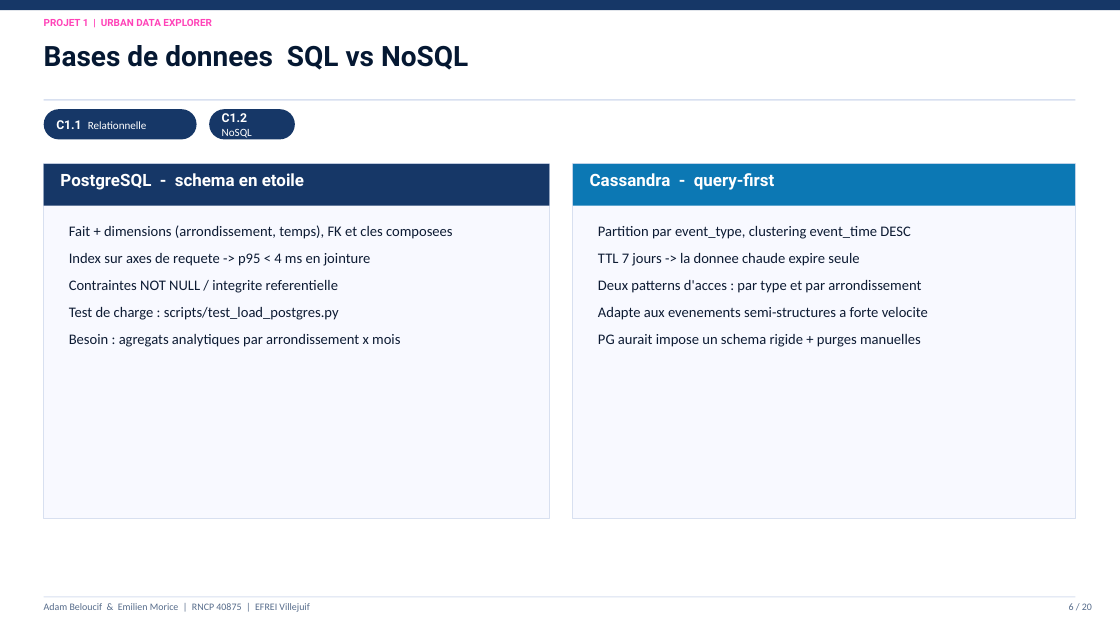
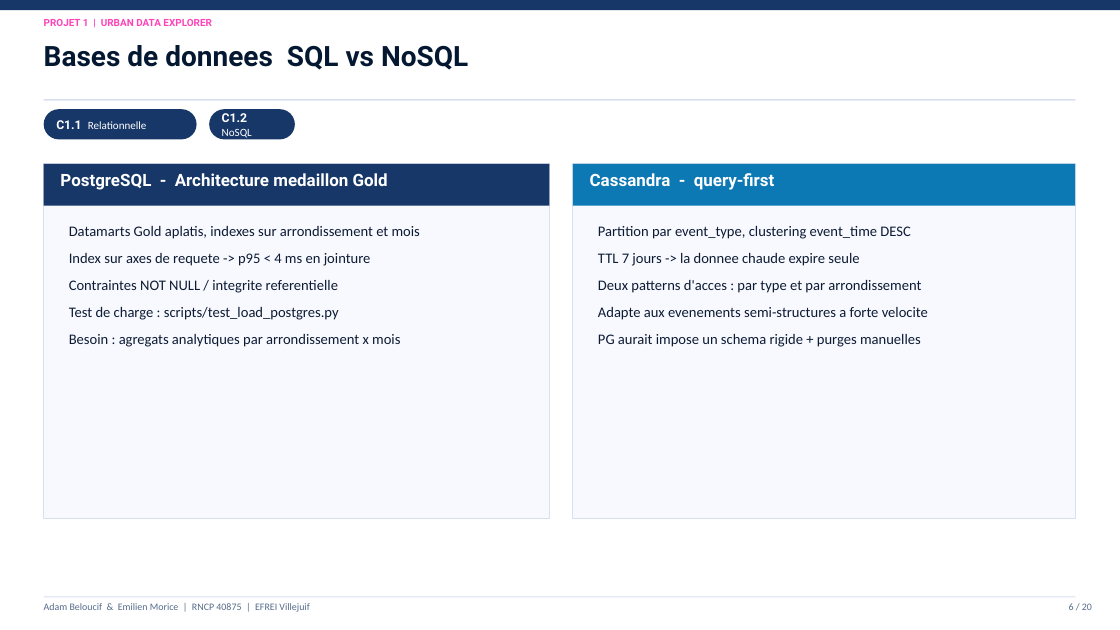
Before and after one commit to Adam-Blf/Soutenance-M1, a slide deck: slide 6 of Soutenance_Bloc1-2_Adam_Emilien.pptx. Drawn at 1120x630 pixels with LibreOffice and Linux fonts; fonts in the diff are those of the drawing. Boxes give left, top, right and bottom in pixels: in the first picture for what was removed or moved away, otherwise in the second. Text is boxed around its words. In the diff, an @@ line names an element or a change of style, - is before the commit and + after.

```diff
--- a/Soutenance_Bloc1-2_Adam_Emilien.pptx
+++ b/Soutenance_Bloc1-2_Adam_Emilien.pptx
@@ text at (60, 173, 388, 190): text changed @@
-PostgreSQL - schema en etoile
+PostgreSQL - Architecture medaillon Gold
@@ text at (69, 226, 420, 239): text changed @@
-Fait + dimensions (arrondissement, temps), FK et cles composees
+Datamarts Gold aplatis, indexes sur arrondissement et mois
```
Also in this commit, not shown: 6 other slides changed, 1 other file.
